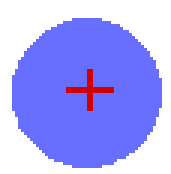
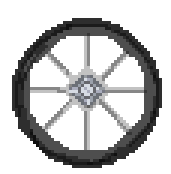
Layers edited between the first and the second 171×174 image:
added group "Group 1" with 4 layers above "Layer 0 copy" over (x1=12, y1=18, x2=162, y2=168)
added layer "Layer 5" in group "Group 1" over (x1=12, y1=18, x2=162, y2=168)
moved "Layer 2" into group "Group 1", painted on it over (x1=12, y1=18, x2=162, y2=168)
added layer "Layer 4" in group "Group 1" over (x1=27, y1=27, x2=159, y2=156)
moved "Layer 1" into group "Group 1", painted on it over (x1=27, y1=33, x2=153, y2=159)
hid "Layer 0 copy", painted on it over (x1=12, y1=18, x2=162, y2=168)
